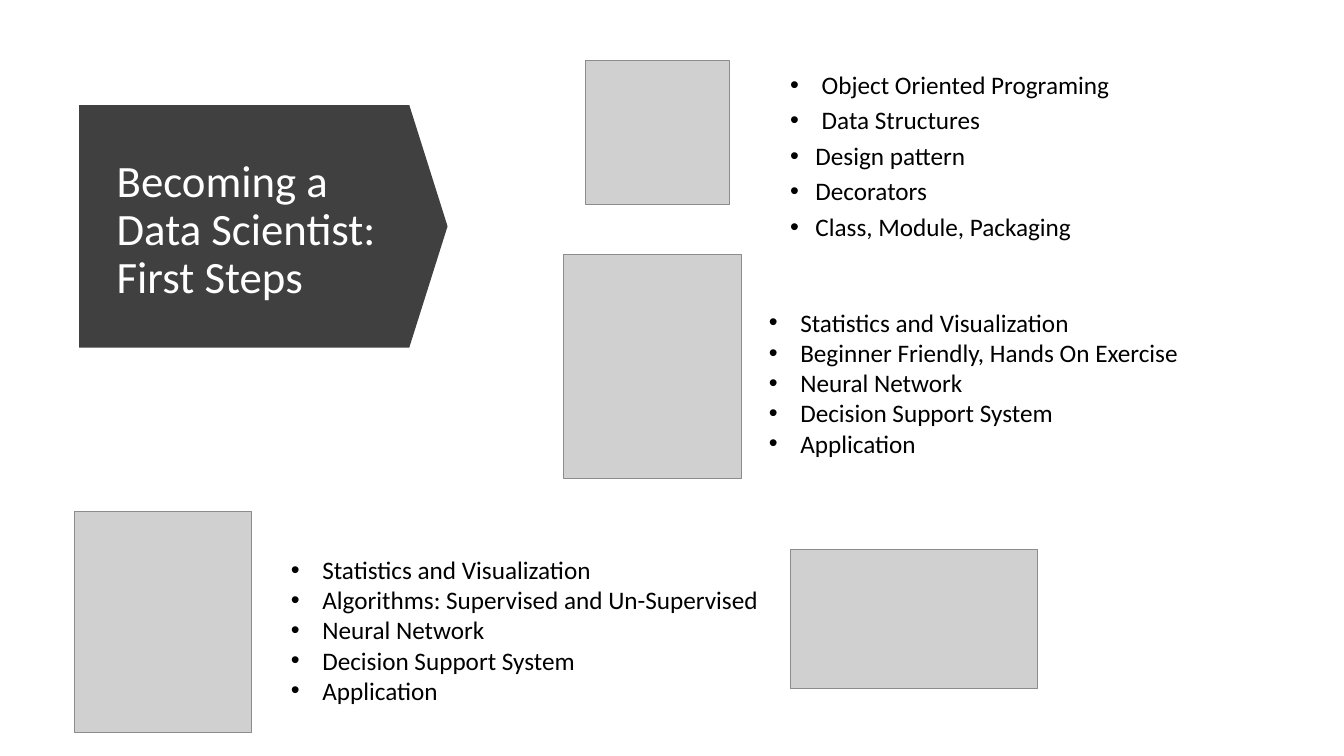
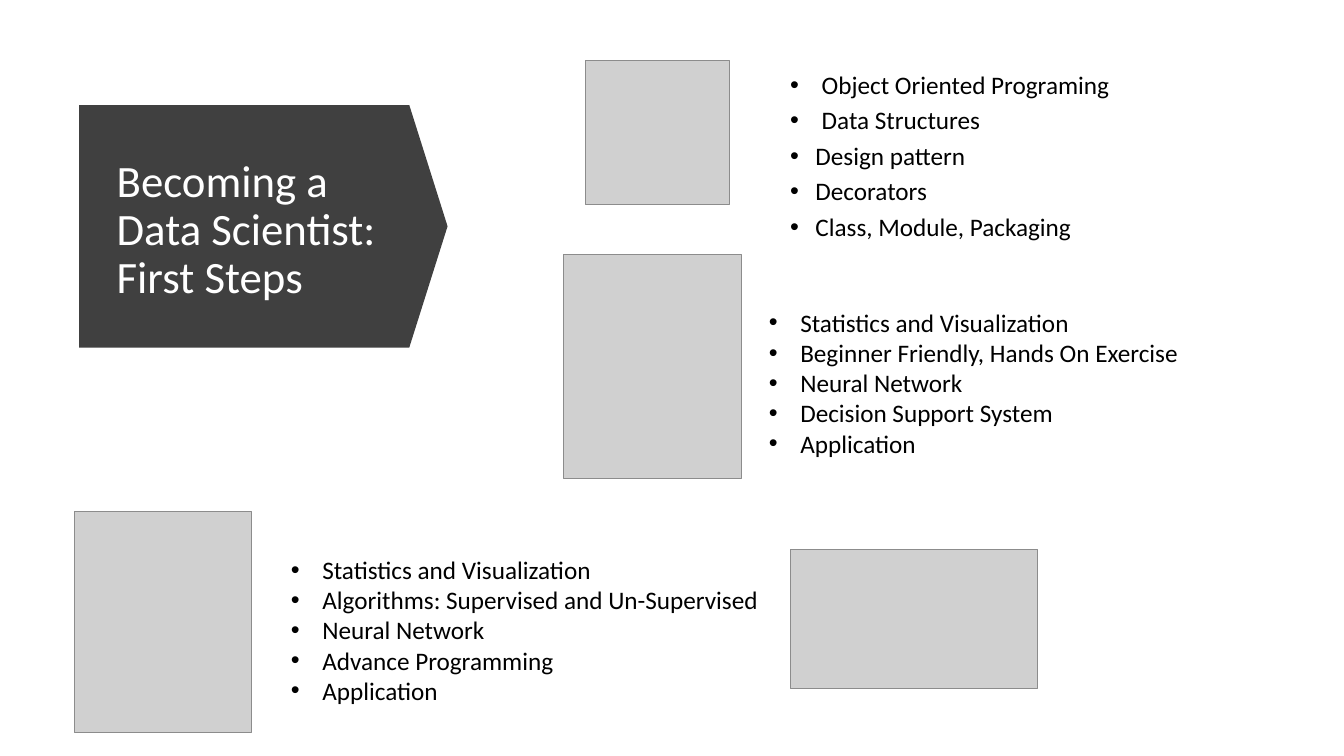
Before and after one commit to DataPsycho/isrt-ds-intro-2021, a slide deck: slide 12 of presentation/Data-Science-Intro.pptx (slide 11 before the commit). Drawn at 1344x756 pixels with LibreOffice and Linux fonts; fonts in the diff are those of the drawing; grey boxes stand for pictures. Boxes give left, top, right and bottom in pixels: in the first picture for what was removed or moved away, otherwise in the second. Text is boxed around its words. In the diff, an @@ line names an element or a change of style, - is before the commit and + after.

```diff
--- a/presentation/Data-Science-Intro.pptx
+++ b/presentation/Data-Science-Intro.pptx
@@ text at box(322, 652, 553, 675): text changed @@
-• Decision Support System
+• Advance Programming
```
Also in this commit, not shown: 3 other slides changed, 1 slide added.
